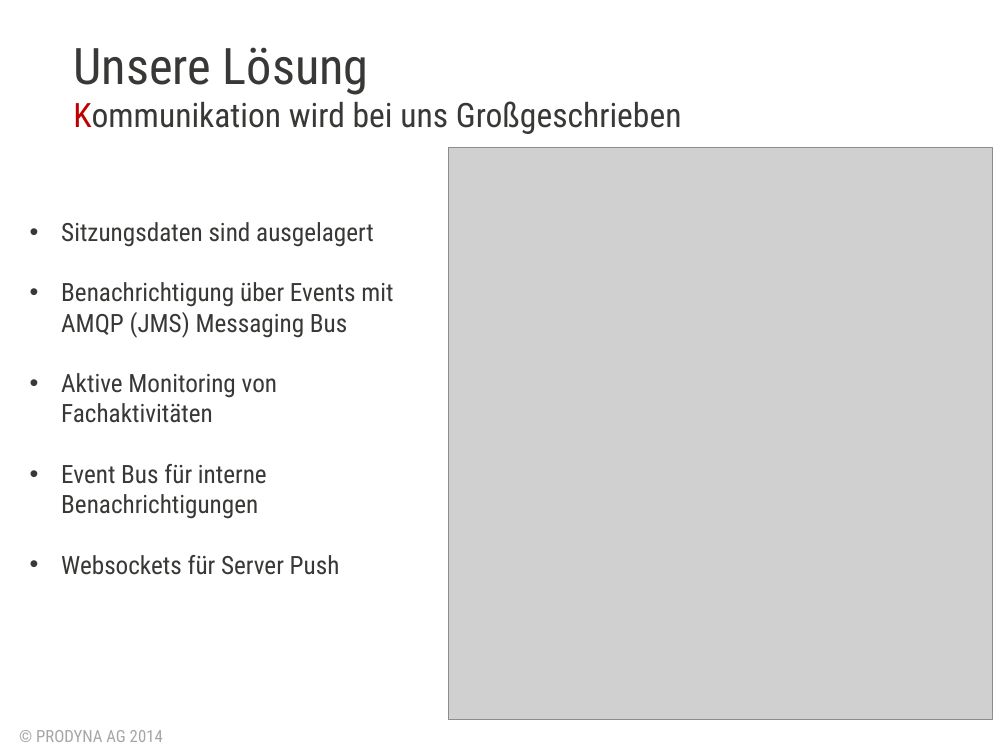
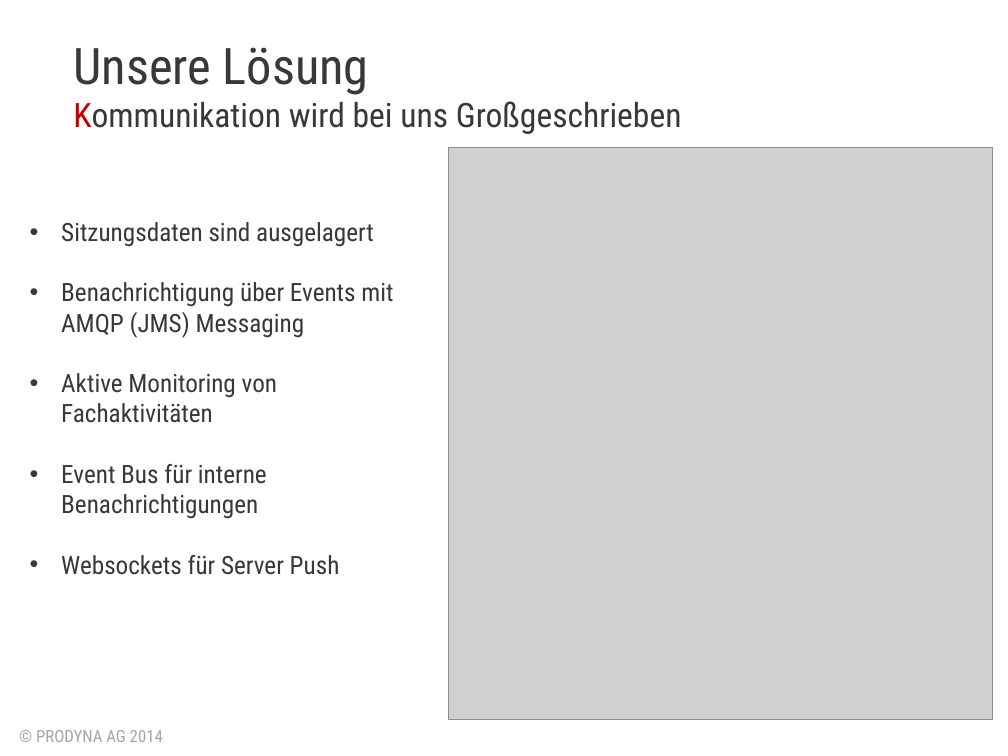
Before and after one commit to lagranovskiy/timetracker-server, a slide deck: slide 8 of doc/AbschlussPräsentation.pptx (slide 11 before the commit). Drawn at 1008x756 pixels with LibreOffice and Linux fonts; fonts in the diff are those of the drawing; grey boxes stand for pictures; background and template pictures are left out. Boxes give left, top, right and bottom in pixels: in the first picture for what was removed or moved away, otherwise in the second. Text is boxed around its words. In the diff, an @@ line names an element or a change of style, - is before the commit and + after.

```diff
--- a/doc/AbschlussPräsentation.pptx
+++ b/doc/AbschlussPräsentation.pptx
@@ text at (x1=61, y1=282, x2=393, y2=338): text changed @@
-• Benachrichtigung über Events mit AMQP (JMS) Messaging Bus
+• Benachrichtigung über Events mit AMQP (JMS) Messaging
```
Also in this commit, not shown: 14 other slides changed, 3 slides added, 1 other file.
